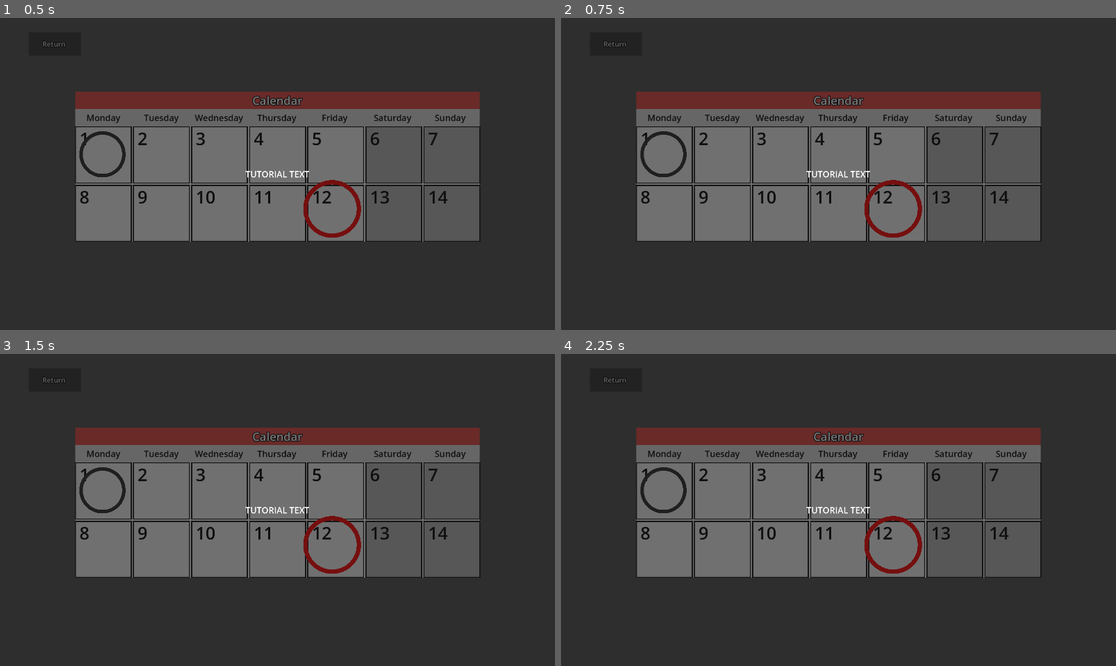
Above: before the commit, frames 1-4 (two rows, left to right).
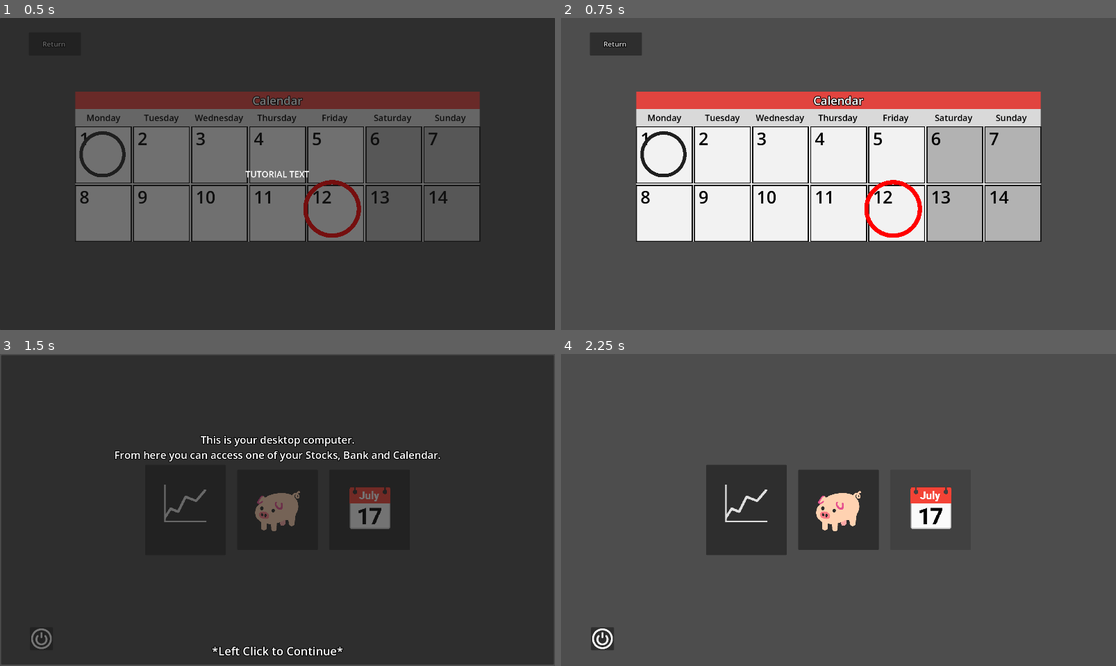
Above: after the commit, the same moments.

Repository: ThyGram/Eksamensprojekt-DDU
Game: Godot game, scene res://MainGame/Computer/computer_calender.tscn
Same seed, same stepped clock (60 frames per second), same inputs: the game is played once before the commit and once after it. This scene is started directly instead of the project's main scene.
Inputs (mouse positions are in pixels of both pictures, inside the frame that each line leads up to):
- Up to frame 1 (0.5 s): no input
- Up to frame 2 (0.75 s): tap Enter (ui_accept) at 0.5 s; move the mouse to (960, 158) at 0.52 s; press the mouse at (960, 158) at 0.53 s; hold D (Right) from 0.53 s (still down)
- Up to frame 3 (1.5 s): tap Enter (ui_accept) at 0.77 s; release D (Right) at 1.25 s; release the mouse at (399, 494) at 1.25 s; click "Return" at 1.25 s
- Up to frame 4 (2.25 s): click (932, 510) at 2 s, where only the run after the commit has a clickable "📅"

Frame 1 is identical in both runs. In frame 2, 97% of the frame differs, in the area x 0-100%, y 0-100%; in frame 3, 35%; in frame 4, 92%.

Commit message:
fixes and more tutorial

Diff:
--- a/GodotGame/MainGame/Computer/computer_calender.gd
+++ b/GodotGame/MainGame/Computer/computer_calender.gd
@@ -34,6 +34,11 @@
 			var current_cross = current_date + "/Cross";
 			get_node(current_cross).visible = true;
 
+	if (!storage.CalenderTutorial or storage.CalenderTutorial == null):
+		storage.CalenderTutorial = false
+		$TutorialPanel.visible = true
+	else:
+		$TutorialPanel.queue_free()
 
 
 # Called every frame. 'delta' is the elapsed time since the previous frame.
@@ -43,7 +48,9 @@
 func _input(event):
 	if (event.is_action_pressed("Escape")):
 		get_tree().change_scene_to_file("res://MainGame/main_game_computer.tscn")
-
+	if (event.is_action_pressed("LeftClick") and !storage.CalenderTutorial):
+		$TutorialPanel.queue_free()
+		storage.CalenderTutorial = true
 
 func _on_return_button_pressed():
 	get_tree().change_scene_to_file("res://MainGame/main_game_computer.tscn")
--- a/GodotGame/MainGame/Computer/computer_calender.tscn
+++ b/GodotGame/MainGame/Computer/computer_calender.tscn
@@ -493,7 +493,7 @@
 scale = Vector2(200, 200)
 texture = ExtResource("2_dbua4")
 
-[node name="Panel" type="Panel" parent="."]
+[node name="TutorialPanel" type="Panel" parent="."]
 layout_mode = 1
 anchors_preset = 15
 anchor_right = 1.0
@@ -501,7 +501,7 @@
 grow_horizontal = 2
 grow_vertical = 2
 
-[node name="Label" type="Label" parent="Panel"]
+[node name="TutorialText" type="Label" parent="TutorialPanel"]
 layout_mode = 1
 anchors_preset = 8
 anchor_left = 0.5
